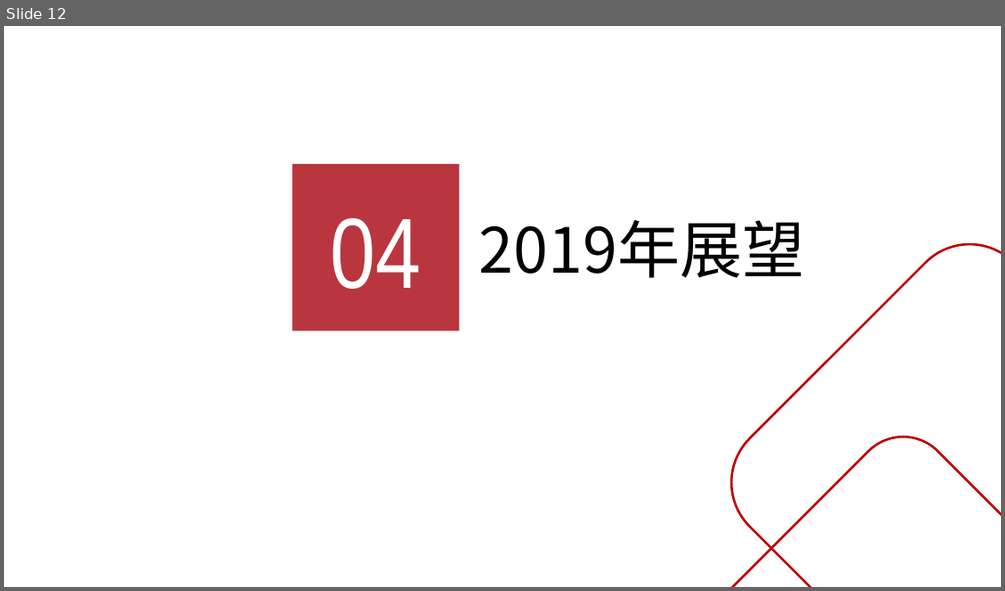
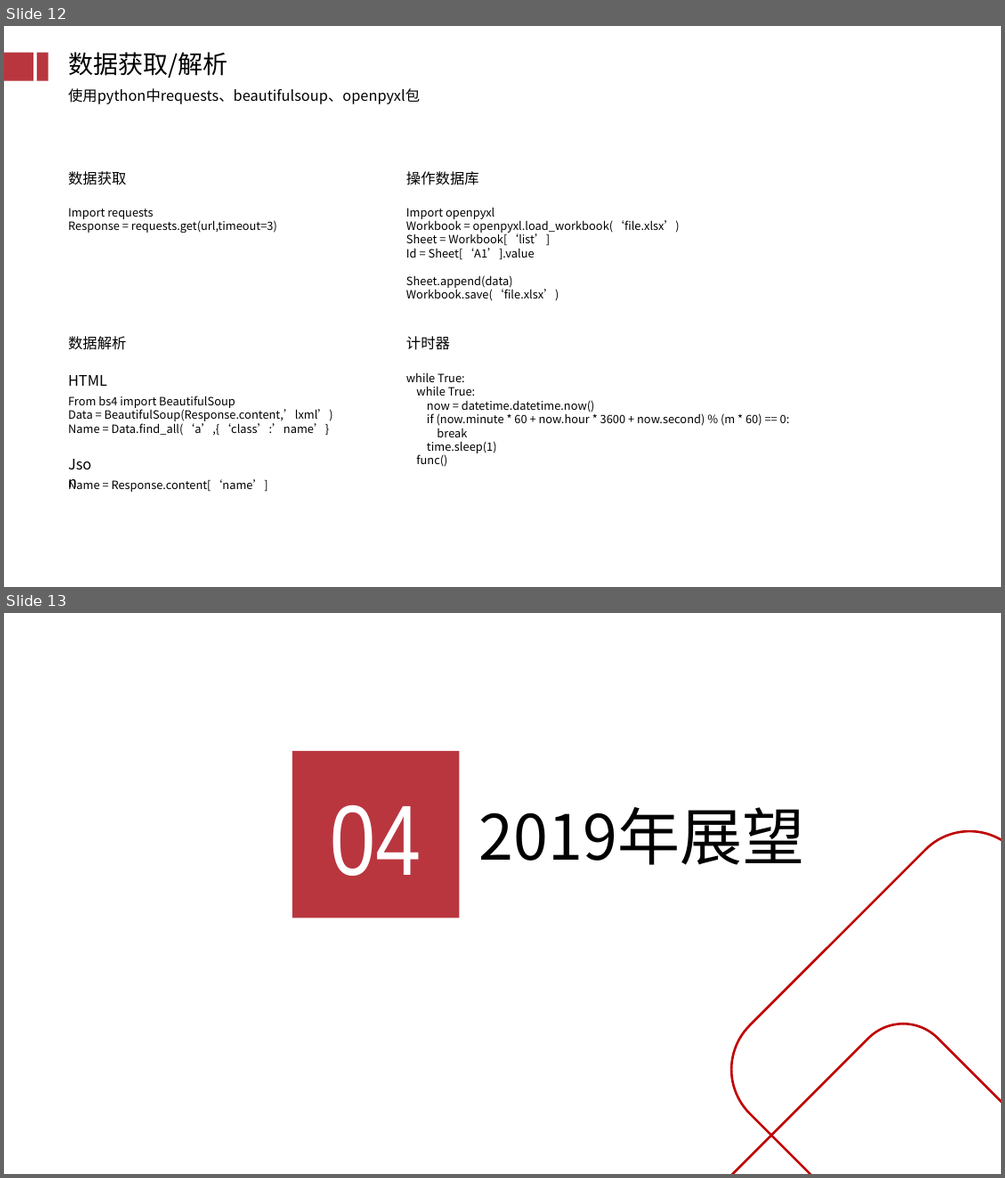
Before and after one commit to GuoXinjian/Python, a slide deck: KTS结案_V0.1.pptx. Shown one above the other, each under a label of ours: slide 12 before the commit, slides 12 and 13 after it. The pictures are 1005x591 and 1005x1178 pixels, drawn with LibreOffice and Linux fonts; fonts in the diff are those of the drawing; background and template pictures are left out. Boxes give left, top, right and bottom in pixels: in the first picture for what was removed or moved away, otherwise in the second. Text is boxed around its words. In the diff, an @@ line names an element or a change of style, - is before the commit and + after.

```diff
--- a/KTS结案_V0.1.pptx
+++ b/KTS结案_V0.1.pptx
@@ slide 12 added at (4, 26, 1001, 587), background #FFFFFF @@
@@ rectangle added at (4, 52, 33, 80), fill #B9363F @@
@@ rectangle added at (37, 52, 48, 80), fill #B9363F @@
@@ text added at (68, 52, 227, 78), 24 pt, text #000000 @@
+数据获取/解析
@@ text added at (68, 88, 420, 104), 14 pt, text #000000 @@
+使用python中requests、beautifulsoup、openpyxl包
@@ text added at (68, 171, 126, 185), 14 pt, text #000000 @@
+数据获取
@@ text added at (406, 171, 479, 185), 14 pt, text #000000 @@
+操作数据库
@@ text added at (68, 208, 277, 233), 11 pt, text #000000 @@
+Import requests
+Response = requests.get(url,timeout=3)
@@ text added at (406, 207, 680, 301), 11 pt, text #000000 @@
+Import openpyxl
+Workbook = openpyxl.load_workbook(‘file.xlsx’)
+Sheet = Workbook[‘list’]
+Id = Sheet[‘A1’].value
+Sheet.append(data)
+Workbook.save(‘file.xlsx’)
@@ text added at (68, 336, 126, 350), 14 pt, text #000000 @@
+数据解析
@@ text added at (406, 336, 450, 350), 14 pt, text #000000 @@
+计时器
@@ text added at (406, 372, 790, 467), 11 pt, text #000000 @@
+while True:
+while True:
+now = datetime.datetime.now()
+if (now.minute * 60 + now.hour * 3600 + now.second) % (m * 60) == 0:
+break
+time.sleep(1)
+func()
@@ text added at (68, 395, 333, 435), 11 pt, text #000000 @@
+From bs4 import BeautifulSoup
+Data = BeautifulSoup(Response.content,’lxml’)
+Name = Data.find_all(‘a’,{‘class’:’name’}
@@ text added at (68, 375, 107, 386), 14 pt, text #000000 @@
+HTML
@@ text added at (61, 451, 107, 477), 14 pt, text #000000 @@
+Json
@@ text added at (68, 479, 268, 491), 11 pt, text #000000 @@
+Name = Response.content[‘name’]
@@ what was slide 12 is now slide 13 @@
```
Also in this commit, not shown: 3 slides changed, 6 other slides added, 7 slides removed.
